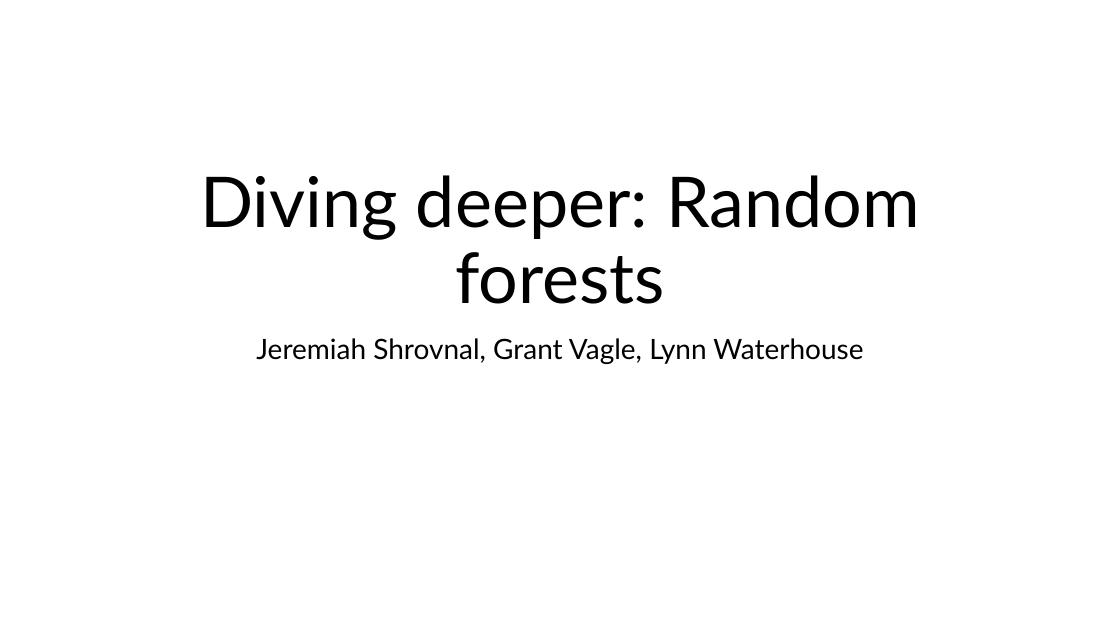
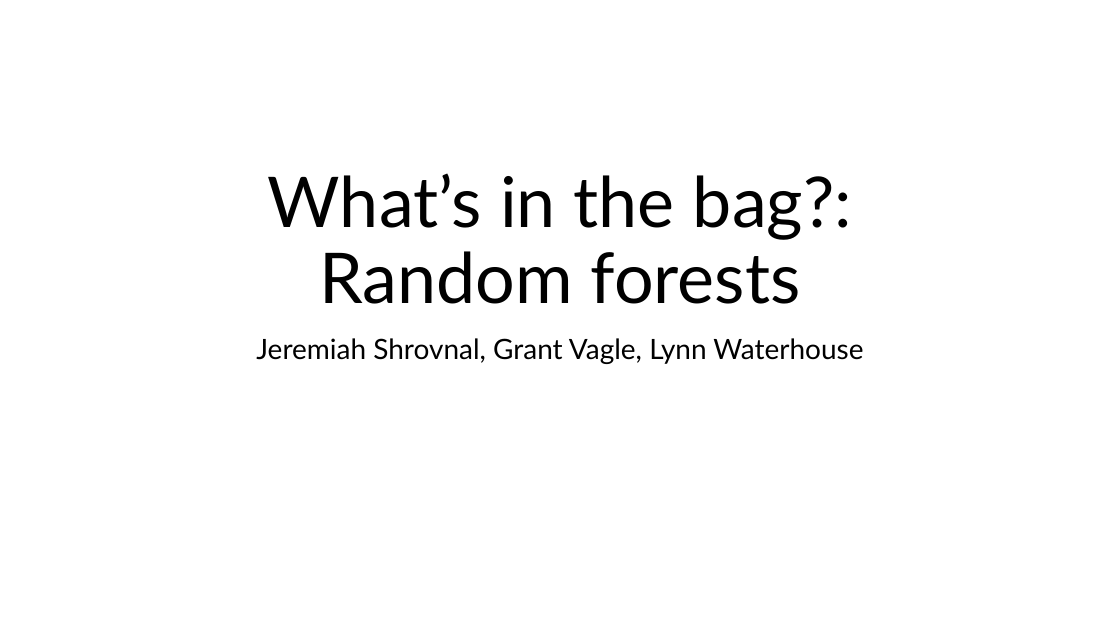
Before and after one commit to grantvagle/ml_methods_workshop, a slide deck: slide 1 of slides/03_random_forests.pptx. Drawn at 1120x630 pixels with LibreOffice and Linux fonts; fonts in the diff are those of the drawing. Boxes give left, top, right and bottom in pixels: in the first picture for what was removed or moved away, otherwise in the second. Text is boxed around its words. In the diff, an @@ line names an element or a change of style, - is before the commit and + after.

Commit message:
Add files via upload
Updated bagging and random forest draft slides

```diff
--- a/slides/03_random_forests.pptx
+++ b/slides/03_random_forests.pptx
@@ title at (x1=268, y1=173, x2=852, y2=304): text changed @@
-Diving deeper: Random forests
+What’s in the bag?: Random forests
```
Also in this commit, not shown: 1 other slide changed, 8 slides added, 1 slide removed.
